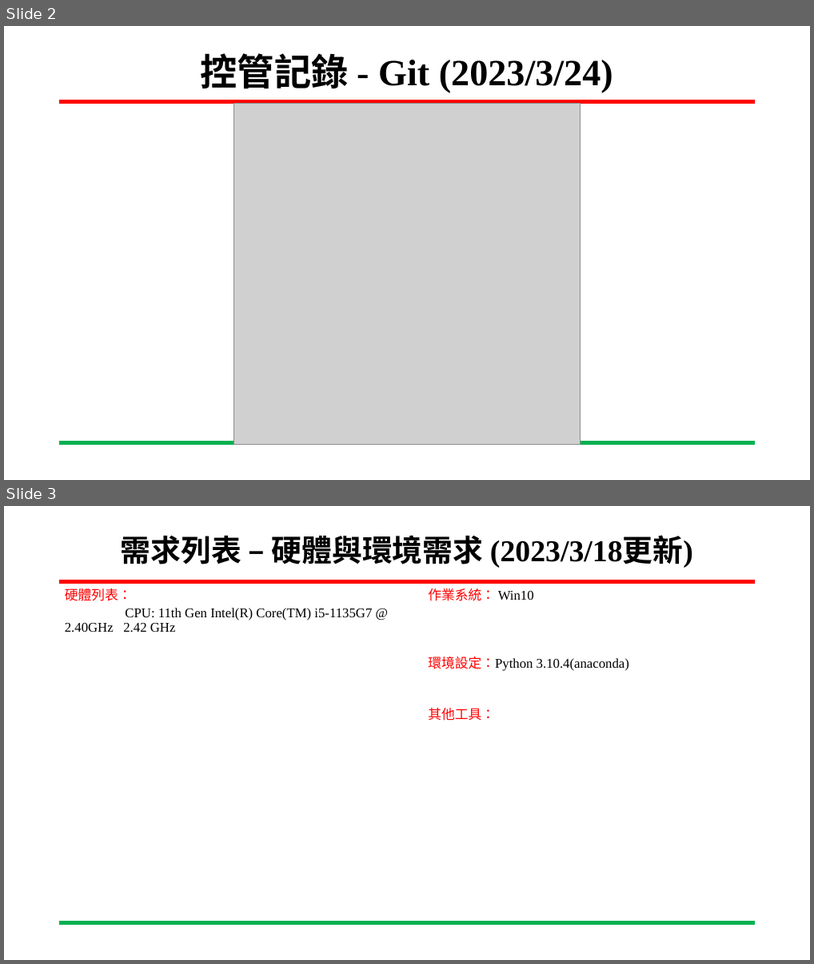
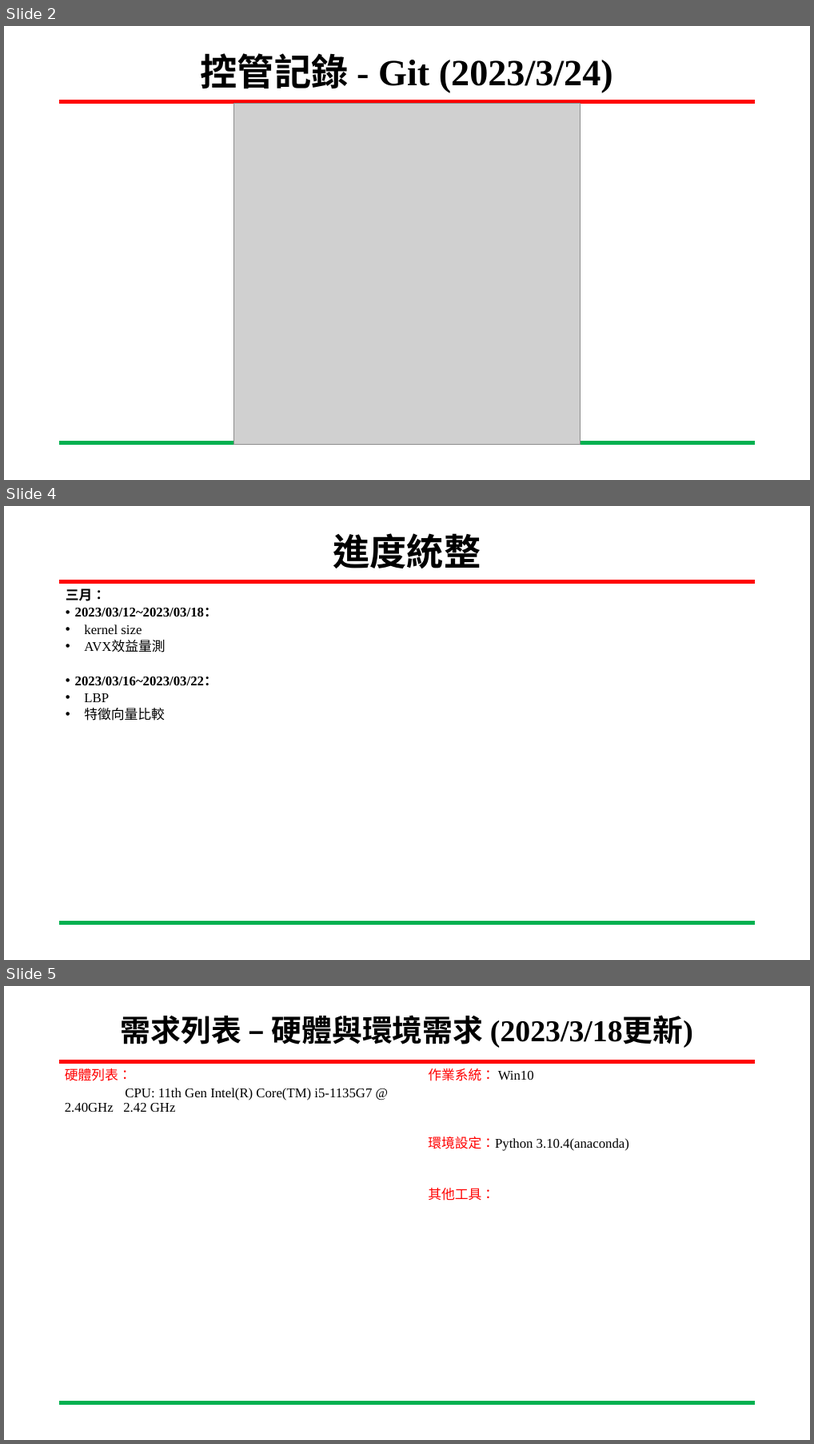
Before and after one commit to ing0331/111-2_Embedded-Image-Processing, a slide deck: HW2/LBP_HW2.pptx. Shown one above the other, each under a label of ours: slides 2 and 3 before the commit, slides 2, 4 and 5 after it; the slides between them are not shown. The pictures are 814x964 and 814x1444 pixels, drawn with LibreOffice and Linux fonts; fonts in the diff are those of the drawing; grey boxes stand for pictures; background and template pictures are left out. Boxes give left, top, right and bottom in pixels: in the first picture for what was removed or moved away, otherwise in the second. Text is boxed around its words. In the diff, an @@ line names an element or a change of style, - is before the commit and + after.

```diff
--- a/HW2/LBP_HW2.pptx
+++ b/HW2/LBP_HW2.pptx
@@ slide 4 added at (4,506,810,960), background #FFFFFF; not listed: 2 template elements that a slide beside it also shows @@
@@ title added at (333,533,481,568), 44 pt, text #000000, bold @@
+進度統整
@@ text added at (66,588,218,720), 16 pt, text #000000, bold @@
+三月：
+  • 2023/03/12~2023/03/18：
+  • kernel size
+  • AVX效益量測
+  • 2023/03/16~2023/03/22：
+  • LBP
+  • 特徵向量比較
@@ what was slide 3 is now slide 5 @@
```
Also in this commit, not shown: 1 other slide added.
